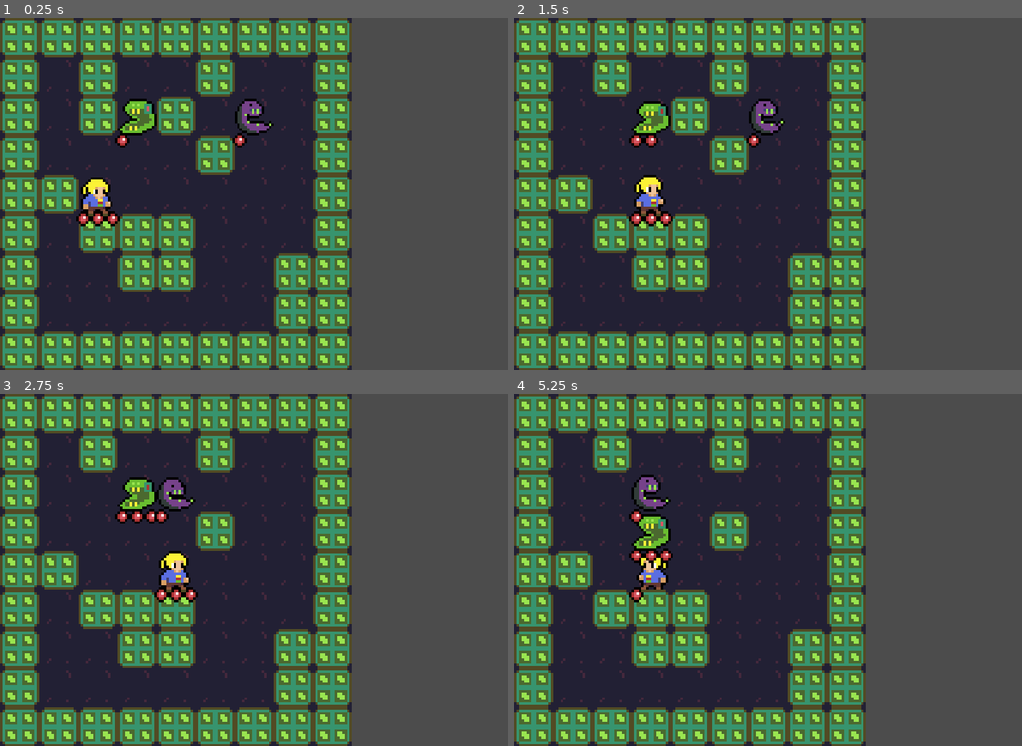
Above: before the commit, frames 1-4 (two rows, left to right).
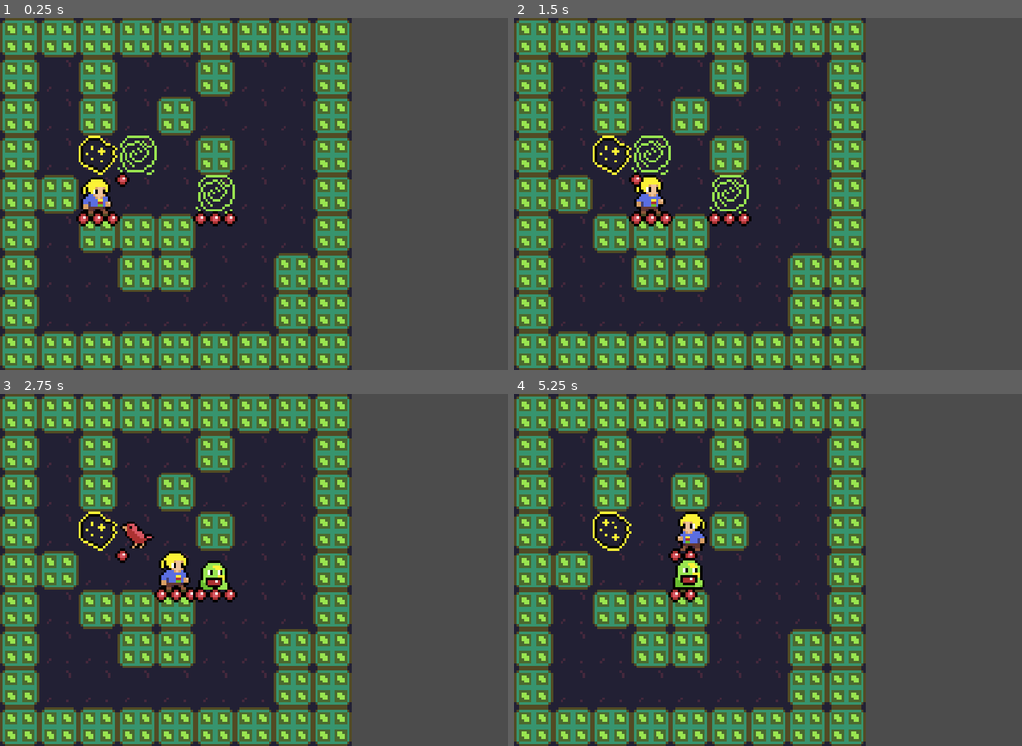
Above: after the commit, the same moments.

Repository: gueepo/godot_broughlike
Game: Godot game, scene res://Scenes/MainScene.tscn
Two runs of this game, one before a commit and one after it. Both use one fixed random seed, a clock stepped at 60 frames per second and the inputs below.
Inputs:
- Up to frame 1 (0.25 s): no input
- Up to frame 2 (1.5 s): hold Right (ui_right) 0.53-1.28 s; hold Down (ui_down) from 1.28 s (still down)
- Up to frame 3 (2.75 s): release Down (ui_down) at 2.03 s; hold Right (ui_right) from 2.03 s (still down)
- Up to frame 4 (5.25 s): release Right (ui_right) at 2.78 s; hold Up (ui_up) 2.78-3.53 s; hold Left (ui_left) 3.53-5.03 s; hold Down (ui_down) from 5.03 s (still down)

The runs differ from the first frame. In frame 1, 2.4% of the frame differs, in the area x 15-54%, y 22-60%; in frame 2, 3.2%; in frame 3, 3.7%; in frame 4, 5.1%, in the area x 15-39%, y 22-60%.

Commit message:
adding exit portal, spawn portal and spawn portal cooldown, adding level and transitioning to harder levels

Diff:
--- a/broughlike/Scenes/MainScene.gd
+++ b/broughlike/Scenes/MainScene.gd
@@ -18,10 +18,13 @@
 var eaterMonsterObject = load("res://Scenes/Eater.tscn")
 var jesterMonsterObject = load("res://Scenes/Jester.tscn")
 onready var _playerReference = $Player
+onready var _exitPortal = $ExitPortal
 
 # ===============================================
 # gameplay related variables
 var level = 1
+var _spawnCounter = 0
+var _spawnRate = 0
 var numMonsters = 0
 var monsterBag = [birdMonsterObject, snakeMonsterObject, tankMonsterObject, eaterMonsterObject, jesterMonsterObject]
 var monstersOnScene = Array()
@@ -29,6 +32,13 @@
 func _ready():
 	rng.randomize()
 	CreateMapArray()
+	StartLevel(3)
+
+func StartLevel(playerHp):
+	_playerReference.SetHp(playerHp)
+	_playerReference.UpdateHealth()
+	_spawnRate = 15
+	_spawnCounter = _spawnRate
 	GenerateMap()
 
 	# validate generated map
@@ -45,7 +55,13 @@
 	if attempts == 100:
 		print("timed out!")
 
-	_playerReference.MoveTo(GetARandomPassableTile().position)
+	var PlayerPosition = GetARandomPassableTile().position
+	var ExitPortalPosition = GetARandomPassableTile().position
+	while ExitPortalPosition == PlayerPosition:
+		ExitPortalPosition = GetARandomPassableTile().position
+
+	_playerReference.MoveTo(PlayerPosition)
+	_exitPortal.position = ExitPortalPosition
 	# todo: generate monsters
 	GenerateMonsters()
 
@@ -71,6 +87,26 @@
 			add_child(tile)
 			tile.position = Vector2(j * TILE_SIZE, i * TILE_SIZE)
 			map[i][j] = tile
+
+func CleanMap():
+	for i in range(TILES_ON_VERTICAL):
+		for j in range(TILES_ON_HORIZONTAL):
+			map[i][j].queue_free()
+
+# This is called when the player steps on the exit portal
+func LevelUp():
+	level += 1
+	if(level >= 6):
+		print("YOU WON!")
+
+
+	print("level up")
+	for i in range(monstersOnScene.size()):
+		monstersOnScene[i].queue_free()
+	monstersOnScene.clear()
+	CleanMap()
+
+	StartLevel(3 + (level - 1))
 
 # ===================================================================================================
 # ===================================================================================================
@@ -156,13 +192,15 @@
 		SpawnMonster()
 
 func SpawnMonster():
-	print("spawning monster!")
 	var monster = monsterBag[rng.randi_range(0, monsterBag.size() - 1)]
 	var spawnedMonster = monster.instance()
 	add_child(spawnedMonster)
 	monstersOnScene.append(spawnedMonster)
-	spawnedMonster.MoveTo(GetARandomPassableTile().position)
-	# spawnedMonster.position = GetARandomPassableTile().position
+	var MonsterPosition = GetARandomPassableTile().position
+	while IsThereAMonsterAt(MonsterPosition):
+		MonsterPosition = GetARandomPassableTile().position
+
+	spawnedMonster.MoveTo(MonsterPosition)
 
 func GetTileMonsterIsAt(monster):
 	return GetTileFromWorldPosition(monster.position)
@@ -213,10 +251,17 @@
 		other._is_stunned = true
 		UpdateAllMonsters()
 
+#
 func UpdateAllMonsters():
 	for m in monstersOnScene:
 		if m != null:
 			m.Update()
+
+	_spawnCounter -= 1
+	if(_spawnCounter <= 0):
+		SpawnMonster()
+		_spawnCounter = _spawnRate
+		_spawnRate -= 1
 
 
 # ===================================================================================================
--- a/broughlike/Scenes/MainScene.tscn
+++ b/broughlike/Scenes/MainScene.tscn
@@ -1,9 +1,13 @@
-[gd_scene load_steps=3 format=2]
+[gd_scene load_steps=4 format=2]
 
 [ext_resource path="res://Scenes/Player.tscn" type="PackedScene" id=1]
 [ext_resource path="res://Scenes/MainScene.gd" type="Script" id=2]
+[ext_resource path="res://Scenes/Portal.tscn" type="PackedScene" id=3]
 
 [node name="MainScene" type="Node"]
 script = ExtResource( 2 )
 
 [node name="Player" parent="." instance=ExtResource( 1 )]
+
+[node name="ExitPortal" parent="." instance=ExtResource( 3 )]
+z_index = 5
--- a/broughlike/Scenes/Monster_Base.gd
+++ b/broughlike/Scenes/Monster_Base.gd
@@ -5,10 +5,12 @@
 onready var _mainSceneReference = get_node("/root/MainScene")
 var amount_to_move
 onready var _animatedSprite = $AnimatedSprite
+onready var _portalSprite = $Portal
 var _hp = 0
 var _is_player = false
 var _attacked_this_turn = false
 var _is_stunned = false
+var _teleportCounter = 2
 
 onready var hpSprites = [$HP/HP_1, $HP/HP_2, $HP/HP_3, $HP/HP_4, $HP/HP_5, $HP/HP_6]
 
@@ -17,7 +19,11 @@
 	_animatedSprite.z_index = 5
 	_animatedSprite.position = Vector2(8, 8)
 	_animatedSprite.playing = true
+	_portalSprite.z_index = 5
+	_portalSprite.position = Vector2(8, 8)
+	_portalSprite.playing = true
 	StartMonster()
+	UpdatePortalVisibility()
 
 func GetMyTile():
 	return _mainSceneReference.GetTileMonsterIsAt(self)
@@ -26,12 +32,22 @@
 	pass
 
 func Update():
-	if(_is_stunned):
+	if(_is_stunned || _teleportCounter > 0):
+		_teleportCounter -= 1
+		UpdatePortalVisibility()
 		_is_stunned = false
 		return
 
 	_attacked_this_turn = false
 	TakeTurn()
+
+func UpdatePortalVisibility():
+	if(_teleportCounter > 0):
+		_portalSprite.visible = true
+		_animatedSprite.visible = false
+	else:
+		_portalSprite.visible = false
+		_animatedSprite.visible = true
 
 func TakeTurn():
 	var myTile = GetMyTile()
@@ -59,17 +75,26 @@
 		_attacked_this_turn = true
 		_mainSceneReference.HandleCombat(self, position, 1)
 		return
+
 	# check if new position is valid
-	# #todo: engage in combat will happen here
 	# if position is valid, is passable, and there is no combat, we just move
 	if(_mainSceneReference.is_valid_position(position)):
 		var oldPosition = self.position
 		self.position = position
 		_mainSceneReference.MonsterMovedTo(self, oldPosition, position)
 
+		# check if it is portal
+		if(self._is_player):
+			if (_mainSceneReference._exitPortal.position == position):
+				_mainSceneReference.LevelUp();
+				return
+
 func InitializeMonster(hp):
 	_hp = hp
 	UpdateHealth()
+
+func SetHp(hp):
+	_hp = min(hp, MAX_HP)
 
 func DealDamage(damage):
 	_hp -= damage
--- a/broughlike/Scenes/Monster_Base.tscn
+++ b/broughlike/Scenes/Monster_Base.tscn
@@ -1,8 +1,29 @@
-[gd_scene load_steps=6 format=2]
+[gd_scene load_steps=11 format=2]
 
 [ext_resource path="res://Scenes/Monster_Base.gd" type="Script" id=1]
 [ext_resource path="res://assets/aseprite/player.png" type="Texture" id=2]
 [ext_resource path="res://assets/spritesheet.png" type="Texture" id=3]
+[ext_resource path="res://assets/aseprite/portal.png" type="Texture" id=4]
+
+[sub_resource type="AtlasTexture" id=5]
+atlas = ExtResource( 4 )
+region = Rect2( 0, 0, 16, 16 )
+
+[sub_resource type="AtlasTexture" id=6]
+atlas = ExtResource( 4 )
+region = Rect2( 16, 0, 16, 16 )
+
+[sub_resource type="AtlasTexture" id=7]
+atlas = ExtResource( 4 )
+region = Rect2( 32, 0, 16, 16 )
+
+[sub_resource type="SpriteFrames" id=4]
+animations = [ {
+"frames": [ SubResource( 5 ), SubResource( 6 ), SubResource( 7 ) ],
+"loop": true,
+"name": "default",
+"speed": 5.0
+} ]
 
 [sub_resource type="AtlasTexture" id=1]
 atlas = ExtResource( 2 )
@@ -18,6 +39,11 @@
 
 [node name="Monster" type="Node2D"]
 script = ExtResource( 1 )
+
+[node name="Portal" type="AnimatedSprite" parent="."]
+frames = SubResource( 4 )
+frame = 2
+playing = true
 
 [node name="AnimatedSprite" type="AnimatedSprite" parent="."]
 position = Vector2( 8, 8 )
--- a/broughlike/Scenes/Player.gd
+++ b/broughlike/Scenes/Player.gd
@@ -4,6 +4,7 @@
 	print("initializing player")
 	InitializeMonster(3)
 	_is_player = true
+	_teleportCounter = 0
 
 func _process(delta):
 	var movementDirection = Vector2()
--- /dev/null
+++ b/broughlike/Scenes/Portal.tscn
@@ -0,0 +1,31 @@
+[gd_scene load_steps=6 format=2]
+
+[ext_resource path="res://assets/aseprite/exitPortal.png" type="Texture" id=1]
+
+[sub_resource type="AtlasTexture" id=1]
+atlas = ExtResource( 1 )
+region = Rect2( 0, 0, 16, 16 )
+
+[sub_resource type="AtlasTexture" id=2]
+atlas = ExtResource( 1 )
+region = Rect2( 16, 0, 16, 16 )
+
+[sub_resource type="AtlasTexture" id=3]
+atlas = ExtResource( 1 )
+region = Rect2( 32, 0, 16, 16 )
+
+[sub_resource type="SpriteFrames" id=4]
+animations = [ {
+"frames": [ SubResource( 1 ), SubResource( 2 ), SubResource( 3 ) ],
+"loop": true,
+"name": "default",
+"speed": 5.0
+} ]
+
+[node name="ExitPortal" type="Node2D"]
+
+[node name="AnimatedSprite" type="AnimatedSprite" parent="."]
+position = Vector2( 8, 8 )
+frames = SubResource( 4 )
+frame = 1
+playing = true
Binary file added: broughlike/assets/aseprite/exitPortal.aseprite
Binary file added: broughlike/assets/aseprite/exitPortal.png
Not shown, added: broughlike/assets/aseprite/exitPortal.png.import
Binary file added: broughlike/assets/aseprite/portal.aseprite
Binary file added: broughlike/assets/aseprite/portal.png
Not shown, added: broughlike/assets/aseprite/portal.png.import
